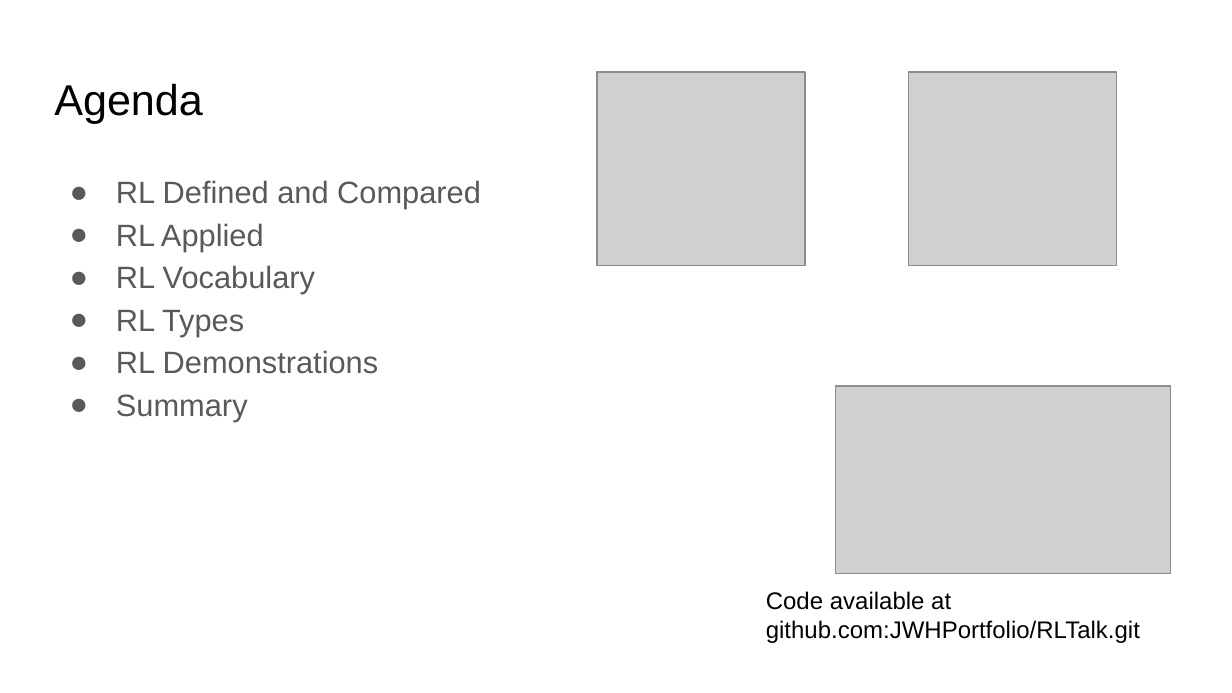
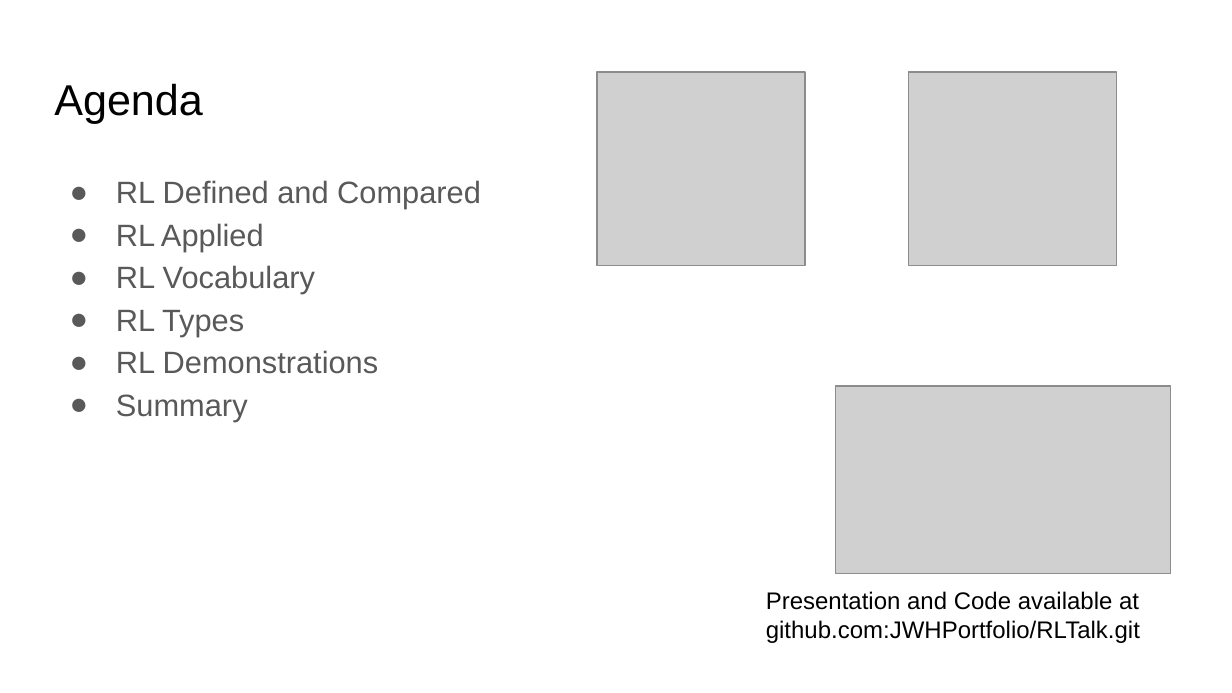
Before and after one commit to JWHPortfolio/RLTalk, a slide deck: slide 2 of Reinforcement Learning2.pptx. Drawn at 1232x693 pixels with LibreOffice and Linux fonts; fonts in the diff are those of the drawing; grey boxes stand for pictures. Boxes give left, top, right and bottom in pixels: in the first picture for what was removed or moved away, otherwise in the second. Text is boxed around its words. In the diff, an @@ line names an element or a change of style, - is before the commit and + after.

```diff
--- a/Reinforcement Learning2.pptx
+++ b/Reinforcement Learning2.pptx
@@ text at (x1=766, y1=591, x2=1140, y2=643): text changed @@
-Code available at github.com:JWHPortfolio/RLTalk.git
+Presentation and Code available at github.com:JWHPortfolio/RLTalk.git
```
Also in this commit, not shown: 3 other slides changed.
